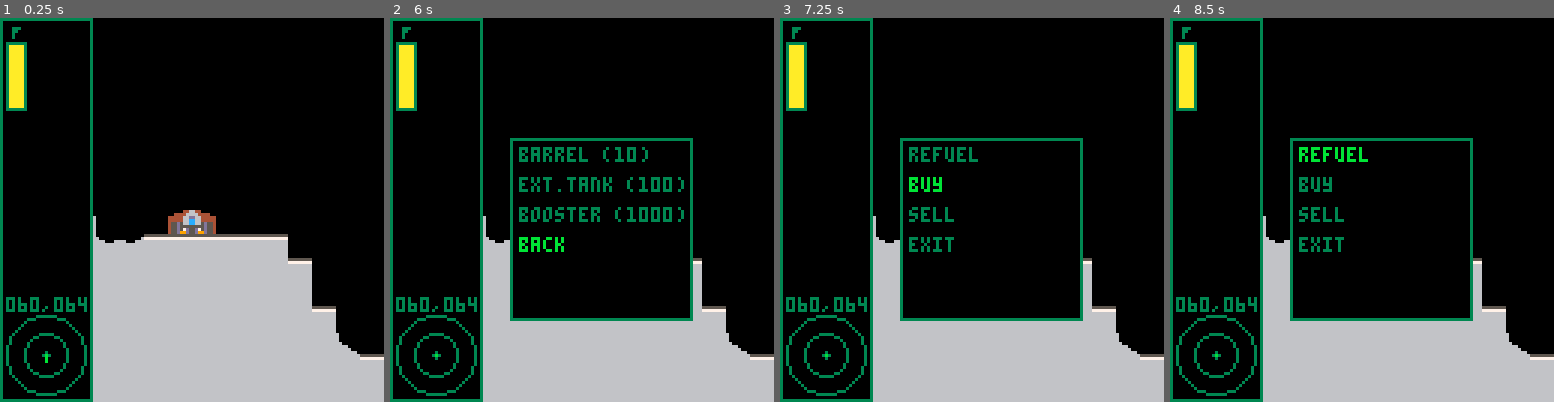
Above: before the commit, frames 1-4 (left to right).
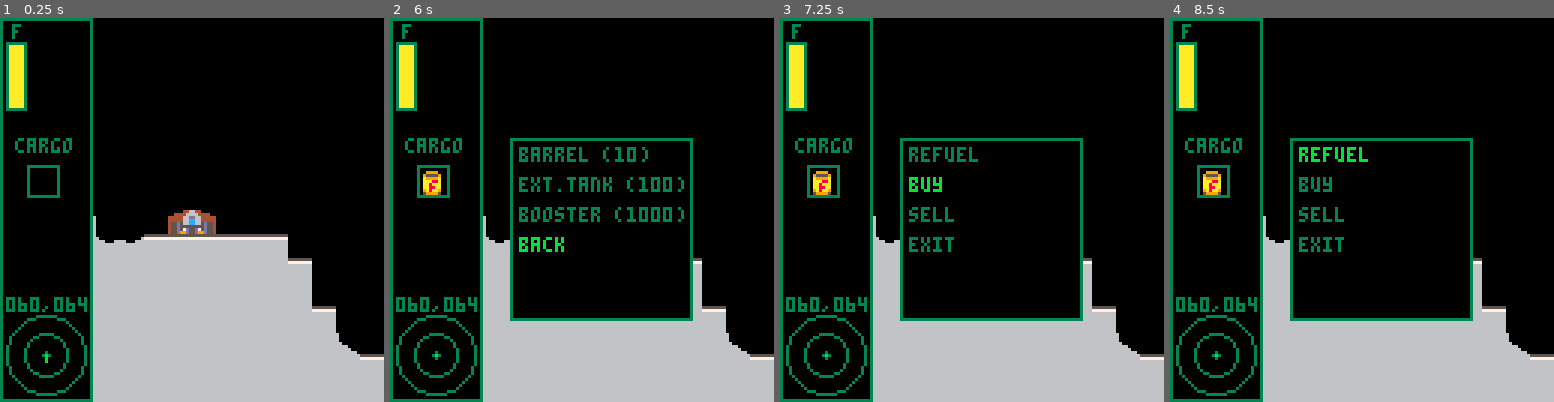
Above: after the commit, the same moments.

Repository: sam-higton/pico8-experiments
Game: PICO-8 cartridge lunar/lunar.p8
Same seed, same stepped clock (60 frames per second), same inputs: the game is played once before the commit and once after it.
Inputs:
- Up to frame 1 (0.25 s): no input
- Up to frame 2 (6 s): tap O (Z key) at 0.33, 0.7, 1.43, 2.22, 3.1, 3.98, 4.87, 5.75 s; hold Left 1.97-2.37 s; hold Down 2.42-2.82 s; hold Right 2.87-3.53 s; hold Up 3.58-4.08 s; hold Right 4.13-4.53 s; hold Down 4.58-5.08 s; hold Left 5.13-5.8 s; hold Up from 5.85 s (still down)
- Up to frame 3 (7.25 s): release Up at 6.18 s; hold Left 6.23-6.63 s; tap O (Z key) at 6.63 s; hold Down 6.68-7.08 s; hold Right from 7.13 s (still down)
- Up to frame 4 (8.5 s): tap O (Z key) at 7.52, 8.4 s; release Right at 7.8 s; hold Up 7.85-8.35 s; hold Right from 8.4 s (still down)

The runs differ from the first frame. In frame 1, 0.6% of the frame differs, in the area x 3-19%, y 1-47%; in frame 2, 0.9%; in frame 3, 0.9%; in frame 4, 0.9%.

Commit message:
making the fuel stuff work

Diff:
--- a/lunar/lunar.p8
+++ b/lunar/lunar.p8
@@ -26,7 +26,7 @@
         buy_menu_items = {"barrel (10)","ext.tank (100)", "booster (1000)", "back"},
         deploy_slot = nil,
         selected_item = 1,
-        player_controlled = true
+        player_controlled = true,
     }
     setmetatable(newship, ship)
     return newship
@@ -38,6 +38,10 @@
     self:check_collisions()
     self:update_camera()
     self:update_menu()
+
+    if btnp(⬇️) and not self.in_menu then
+        self:deploy_cargo()
+    end
 end
 
 function ship:update_velocity()
@@ -89,10 +93,17 @@
     rect(self.camx, self.camy, self.camx + 30, self.camy + 127, 3)
 
     --fuel meter
-    print('F', self.camx + 4, self.camy+2, 3)
+    print('f', self.camx + 4, self.camy+2, 3)
     rect(self.camx + 2, self.camy + 8, self.camx + 8, self.camy + 30, 3)
     if(self.fuel > 0) then
         rectfill(self.camx+3, self.camy+9 + (20 - flr(20 * self.fuel / 100)), self.camx+7, self.camy+29, 10)
+    end
+
+    -- cargo
+    print('cargo', self.camx + 5, self.camy + 40, 3)
+    rect(self.camx + 9, self.camy + 49, self.camx + 19, self.camy + 59, 3)
+    if(self.cargo != nil) then
+        spr(self.cargo ,self.camx + 10, self.camy + 51)
     end
 
     --vel meter
@@ -126,6 +137,7 @@
 function ship:perform_action(action)
     if action == 'refuel' then self:refuel() end
     if action == 'buy' then self:open_buy_menu() end
+    if action == 'barrel (10)' then self:buy_barrel() end
     if action == 'exit' then self:exit_menu() end
     if action == 'back' then self:back() end
 end
@@ -139,8 +151,24 @@
     self.selected_item = 1
 end
 
+function ship:buy_barrel()
+    self.cargo = 8
+end
+
 function ship:exit_menu()
     self.in_menu = false
+end
+
+function ship:deploy_cargo()
+    if self.cargo == nil then return end
+
+    pos = self:map_pos()
+    mset(pos.x, pos.y, self.cargo)
+    self.cargo = nil
+    add(barrels, {
+        pos=pos,
+        fuel=50
+    })
 end
 
 function ship:back()
@@ -153,10 +181,17 @@
         not self.crashed
         and not self.in_menu
         and btnp(🅾️)
-        and self:collide(4).has_col
     then
-        self.in_menu = true
-        self.active_menu = "main_menu"
+        if self:collide(4).has_col then
+            self.in_menu = true
+            self.active_menu = "main_menu"
+        end
+
+        if self:collide(5).has_col then
+            self.in_menu = true
+            self.active_menu = "fuel_swap"
+        end
+
         return
     end
 
@@ -206,19 +241,30 @@
         return self:draw_item_menu(self.buy_menu_items)
     end
 
+    if self.active_menu == 'fuel_swap' then
+        self:draw_fuel_menu()
+    end
+
+end
+
+function ship:draw_menu_bg()
+    rectfill(self.camx +40, self.camy + 40, self.camx + 100, self.camy +100, 0)
+    rect(self.camx +40, self.camy + 40, self.camx + 100, self.camy +100,  3)
+end
+
+function ship:draw_fuel_menu()
+    self:draw_menu_bg()
 end
 
 function ship:draw_item_menu(items)
-    rectfill(40, 40, 100, 100, 0)
-    rect(40, 40, 100, 100, 3)
-
+    self:draw_menu_bg()
     item_h = 10
     for index, menu_item in pairs(items) do
         local color = 3
         if index == self.selected_item then
             color = -5
         end
-        print(menu_item, 43, 43 + (item_h * index) - item_h, color)
+        print(menu_item, self.camx + 43,  self.camy + 43 + (item_h * index) - item_h, color)
     end
 end
 
@@ -276,6 +322,10 @@
     self:draw_menu()
 end
 
+function ship:map_pos()
+    return {x=self.posx / 8, y=self.posy / 8}
+end
+
 function ship:collide(flag)
     local left_bound = self.posx / 8
     local top_bound = self.posy / 8
@@ -305,6 +355,7 @@
 
 local playership
 local crashed_ships = {}
+local barrels = {}
 
 function _init()
     playership = ship.new()
@@ -358,14 +409,14 @@
 00000000455d55d55d55d55400000000000000000000000000000000000000000000000000000000000000000000000000000000000000000000000000000000
 00000000455d55d55d55d55400000000000000000000000000000000000000000000000000000000000000000000000000000000000000000000000000000000
 00000000455d55d55d55d55400000000000000000000000000000000000000000000000000000000000000000000000000000000000000000000000000000000
-00000000000000000000000000000000000000000000000000000000000000000000000000000000000000000000000000000000000000000000000000000000
-00000000000000000000000000000000000000000000000000000000000000000000000000000000000000000000000000000000000000000000000000000000
-00000000000000000000000000000000000000000000000000000000000000000000000000000000000000000000000000000000000000000000000000000000
-00000000000000000000000000000000000000000000000000000000000000000000000000000000000000000000000000000000000000000000000000000000
-00000000000000000000000000000000000000000000000000000000000000000000000000000000000000000000000000000000000000000000000000000000
-00000000000000000000000000000000000000000000000000000000000000000000000000000000000000000000000000000000000000000000000000000000
-00000000000000000000000000000000000000000000000000000000000000000000000000000000000000000000000000000000000000000000000000000000
-00000000000000000000000000000000000000000000000000000000000000000000000000000000000000000000000000000000000000000000000000000000
+00000000000030000000b00000030000000b00000000000000000000000000000000000000000000000000000000000000000000000000000000000000000000
+00000000000033000000bb000033000000bb00000000000000000000000000000000000000000000000000000000000000000000000000000000000000000000
+0000000033333330bbbbbbb0033333330bbbbbbb0000000000000000000000000000000000000000000000000000000000000000000000000000000000000000
+0000000033333333bbbbbbbb33333333bbbbbbbb0000000000000000000000000000000000000000000000000000000000000000000000000000000000000000
+0000000033333333bbbbbbbb33333333bbbbbbbb0000000000000000000000000000000000000000000000000000000000000000000000000000000000000000
+0000000033333330bbbbbbb0033333330bbbbbbb0000000000000000000000000000000000000000000000000000000000000000000000000000000000000000
+00000000000033000000bb000033000000bb00000000000000000000000000000000000000000000000000000000000000000000000000000000000000000000
+00000000000030000000b00000030000000b00000000000000000000000000000000000000000000000000000000000000000000000000000000000000000000
 00000000000000000000000000000000000000000000000000000000000000000000000000000000000000000000000000000000000000000000000000000000
 00000000000000000000000000000000000000000000000000000000000000000000000000000000000000000000000000000000000000000000000000000000
 00000000000000000000000000000000000000000000000000000000000000000000000000000000000000000000000000000000000000000000000000000000
@@ -463,7 +514,7 @@
 20202020202020202020202020202020202020202020202020202020202020202020202020202020202020202020202020202020202020202020202020202020
 20202020202020202020202020202020202020202020202020202020202020202020202020202020202020202020202020202020202020202020202020202020
 __gff__
-0000010102020509000000000000000000000000000000000000000000000000001010000000000000000000000000000000000000000000000000000000000000000000000000000000000000000000000000000000000000000000000000000000000000000000000000000000000000000000000000000000000000000000
+0000010102020509200000000000000000000000000000000000000000000000001010000000000000000000000000000000000000000000000000000000000000000000000000000000000000000000000000000000000000000000000000000000000000000000000000000000000000000000000000000000000000000000
 0000000000000000000000000000000000000000000000000000000000000000000000000000000000000000000000000000000000000000000000000000000000000000000000000000000000000000000000000000000000000000000000000000000000000000000000000000000000000000000000000000000000000000
 __map__
 0000000000000000000000000000000000000000000000000000000000000002020202020202020202020202020202020202020202020202020202020202020202020202020202020202020202020202020202020202020202020202020202020202020202020202020202020202020202020202020202020202020202020202
Not shown, added: lunar/lunar.p8.png
